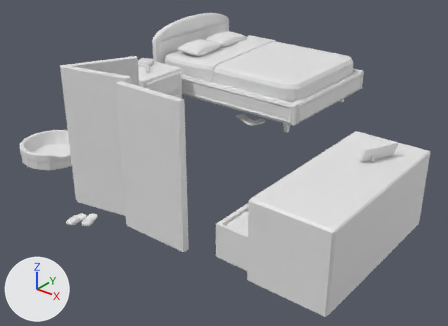
An edit to the Blender file scenes/bedroom.blend, drawn before and after from the same camera.
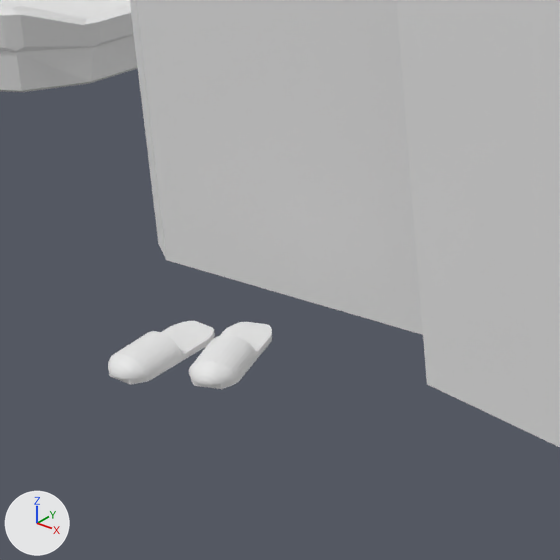
The first picture shows the older version from a camera (50 mm lens) standing at (9.4, 4.3, 26.9) and looking at (-9.6, 28.1, 12.2). The close-ups show both versions on the part from 10% to 34% of the width and 47% to 79% of the height of that picture; other places that the commit changed are outside them. Every picture has the same lights, and +X, +Y and +Z are marked at lower left.

Names of what the first close-up shows: 'Cat Bed', 'Closet', 'Closet Collided', 'Closet.001', 'Slipper', 'Slipper.001'.
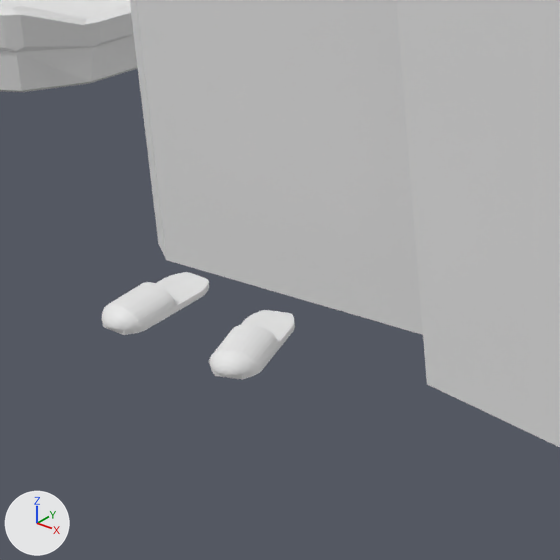
Changed parts and their boxes (x1, y1, x2, y2) in the close-ups (560 x 560 px):
'Slipper', moved: before (108, 321, 215, 385); after (102, 272, 209, 335)
'Slipper.001', moved: before (189, 322, 272, 389); after (209, 310, 295, 379)

The change, as a list of edits to the scene's bpy script:
```text
Change me_slipper:
    where me_slipper.from_pydata(...)  # 323 vertices, 323 faces; spans x -0.43..0.84, y -0.85..0.84, z -2.54..0.69
    used by ob_slipper; location = (-11.2, 18.96, 12.23); rotation_euler = (1.475, 1.571, 0.0), in degrees (85, 90, 0); scale = (0.174, 0.262, 0.327)
    me_slipper part 1: the whole mesh is moved by (0.65, 0.17, 0.97)
Change me_slipper_001:
    where me_slipper_001.from_pydata(...)  # 323 vertices, 323 faces; spans x -0.43..0.84, y -0.85..0.84, z -2.54..0.69
    used by ob_slipper_001; location = (-10.58, 19.34, 12.23); rotation_euler = (1.124, 1.571, 0.0), in degrees (64, 90, 0); scale = (0.174, 0.262, 0.327)
    me_slipper_001 part 2: the whole mesh is moved by (0.68, 0.18, 0.94)
Change ob_slipper:
    ob_slipper.location: (-11.2, 18.96, 12.23) -> (-11.27, 19.28, 12.84)
Change ob_slipper_001:
    ob_slipper_001.location: (-10.58, 19.34, 12.23) -> (-10.02, 19.28, 12.88)
```
